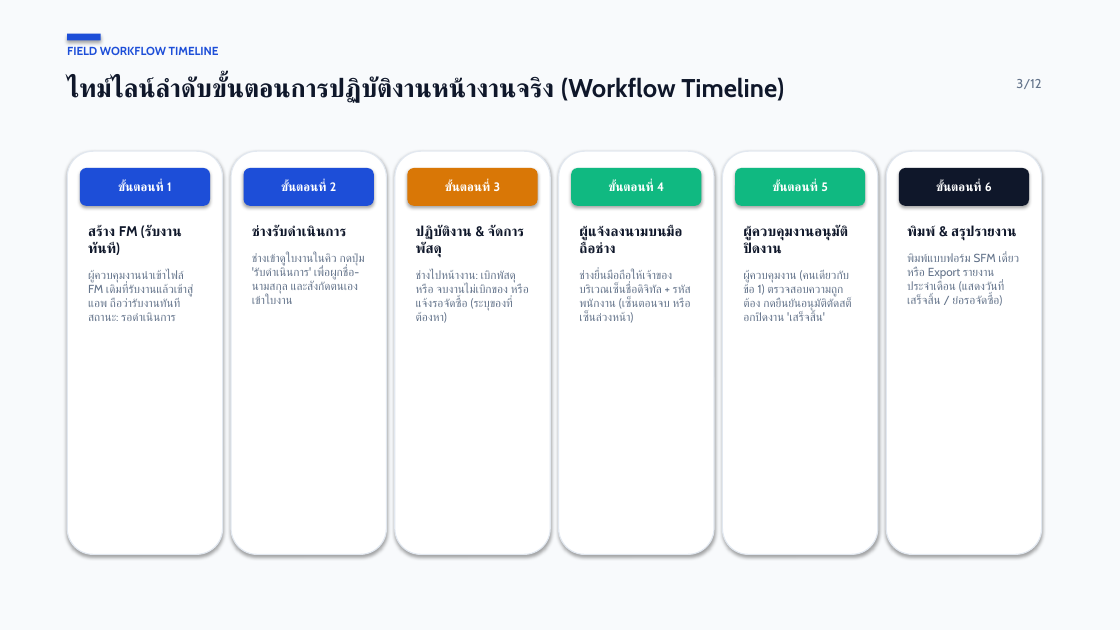
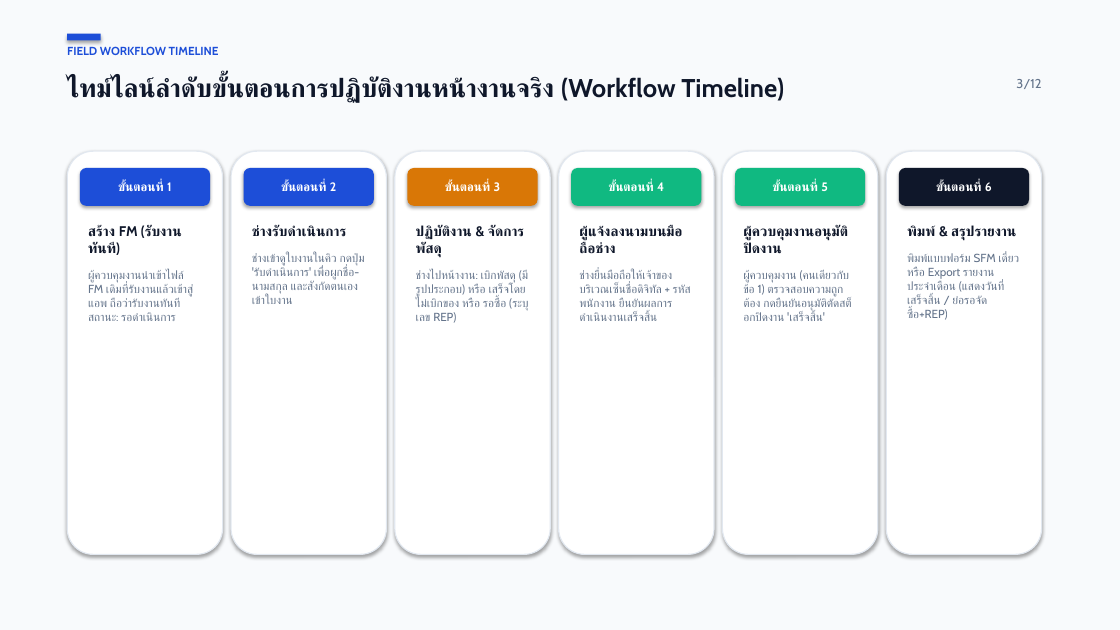
Before and after one commit to maleeart/Stoxy, a slide deck: slide 3 of docs/FM_User_Manual_Presentation.pptx. Drawn at 1120x630 pixels with LibreOffice and Linux fonts; fonts in the diff are those of the drawing. Boxes give left, top, right and bottom in pixels: in the first picture for what was removed or moved away, otherwise in the second. Text is boxed around its words. In the diff, an @@ line names an element or a change of style, - is before the commit and + after.

```diff
--- a/docs/FM_User_Manual_Presentation.pptx
+++ b/docs/FM_User_Manual_Presentation.pptx
@@ text at [907, 253, 1019, 320]: text changed @@
-พิมพ์แบบฟอร์ม SFM เดี่ยว หรือ Export รายงานประจำเดือน (แสดงวันที่เสร็จสิ้น / ย่อรอจัดซื้อ)
+พิมพ์แบบฟอร์ม SFM เดี่ยว หรือ Export รายงานประจำเดือน (แสดงวันที่เสร็จสิ้น / ย่อรอจัดซื้อ+REP)
@@ text at [416, 270, 528, 323]: text changed @@
-ช่างไปหน้างาน: เบิกพัสดุ หรือ จบงานไม่เบิกของ หรือ แจ้งรอจัดซื้อ (ระบุของที่ต้องหา)
+ช่างไปหน้างาน: เบิกพัสดุ (มีรูปประกอบ) หรือ เสร็จโดยไม่เบิกของ หรือ รอซื้อ (ระบุเลข REP)
@@ text at [579, 270, 691, 321]: text changed @@
-ช่างยื่นมือถือให้เจ้าของบริเวณเซ็นชื่อดิจิทัล + รหัสพนักงาน (เซ็นตอนจบ หรือเซ็นล่วงหน้า)
+ช่างยื่นมือถือให้เจ้าของบริเวณเซ็นชื่อดิจิทัล + รหัสพนักงาน ยืนยันผลการดำเนินงานเสร็จสิ้น
```
Also in this commit, not shown: 8 other slides changed, 11 other files.
